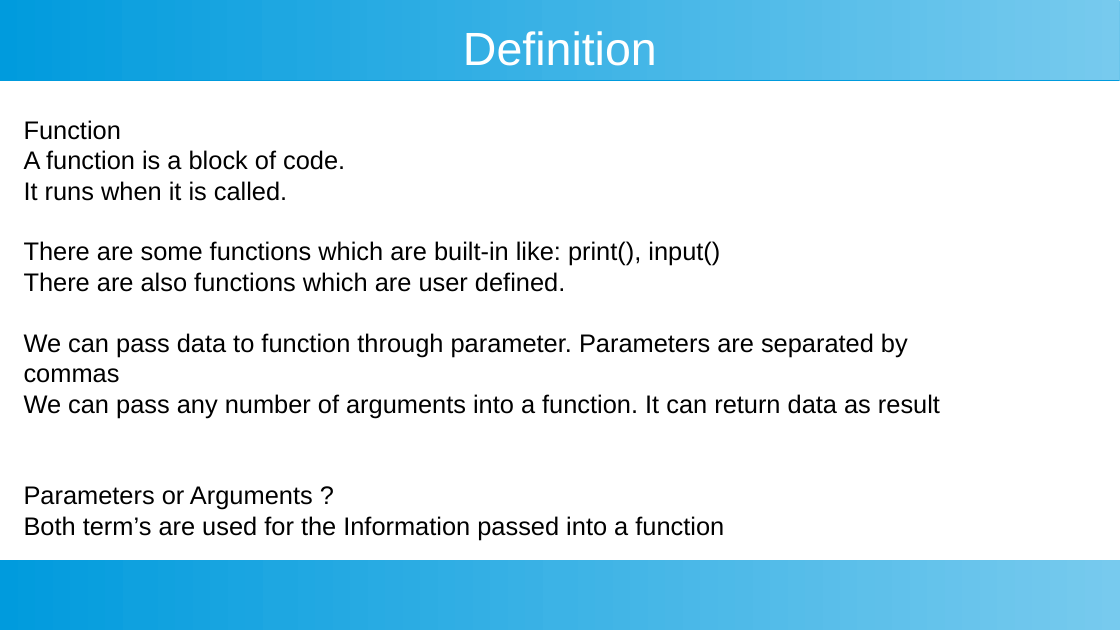
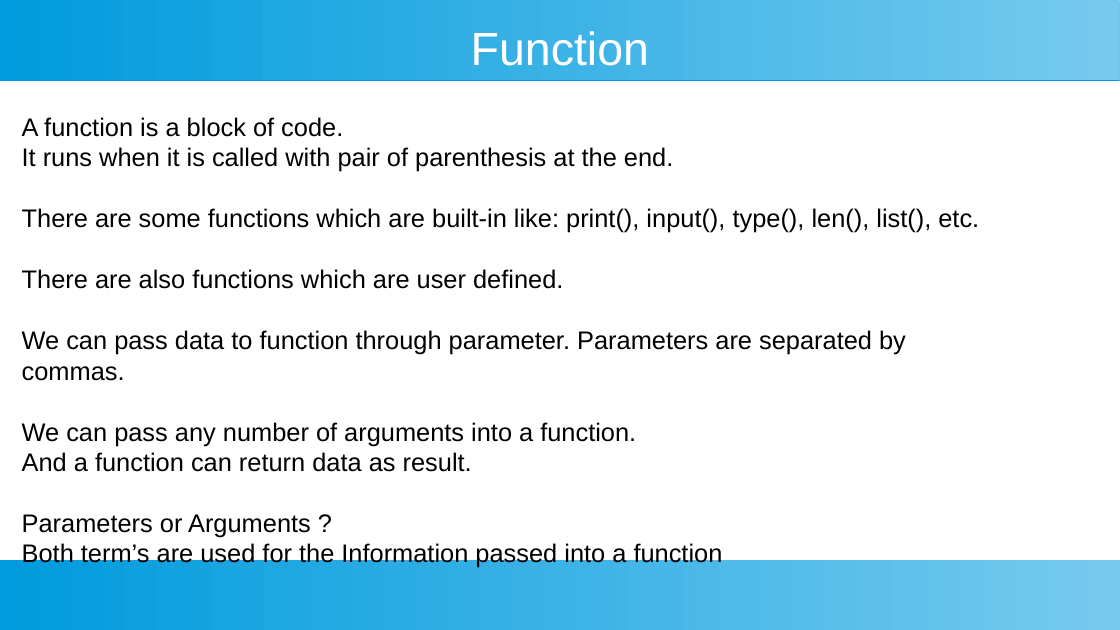
Before and after one commit to ashishjain1547/public_lessons_in_python, a slide deck: slide 2 of Ch 18 - Functions/Functions.odp. Drawn at 1120x630 pixels with LibreOffice and Linux fonts; fonts in the diff are those of the drawing. Boxes give left, top, right and bottom in pixels: in the first picture for what was removed or moved away, otherwise in the second. Text is boxed around its words. In the diff, an @@ line names an element or a change of style, - is before the commit and + after.

```diff
--- a/Ch 18 - Functions/Functions.odp
+++ b/Ch 18 - Functions/Functions.odp
@@ title at (471, 31, 649, 66): text changed @@
-Definition
+Function
@@ text at (22, 147, 979, 233): text changed @@
-It runs when it is called.
-There are some functions which are built-in like: print(), input()
+It runs when it is called with pair of parenthesis at the end.
+There are some functions which are built-in like: print(), input(), type(), len(), list(), etc.
@@ text at (24, 120, 121, 140): paragraph removed @@
-Function
@@ text at (22, 330, 906, 472): text changed @@
-We can pass data to function through parameter. Parameters are separated by commas
-We can pass any number of arguments into a function. It can return data as result
+We can pass data to function through parameter. Parameters are separated by commas.
+We can pass any number of arguments into a function.
+And a function can return data as result.
```
Also in this commit, not shown: 2 other slides changed, 2 slides added, 23 other files.
